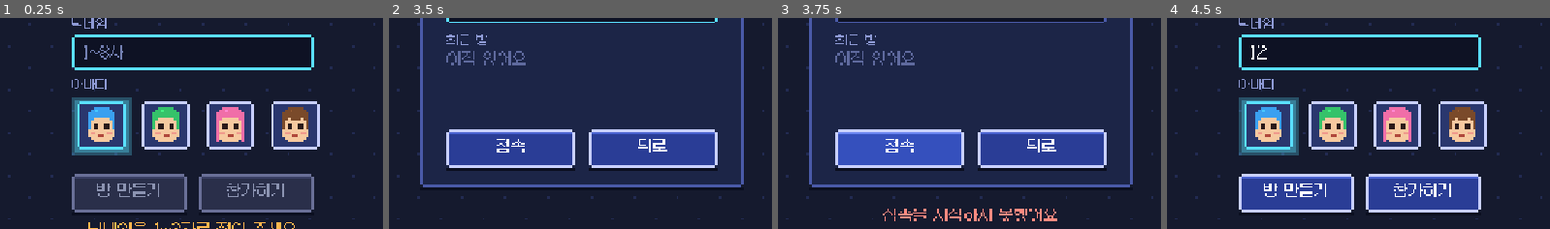
Above: before the commit, frames 1-4 (left to right).
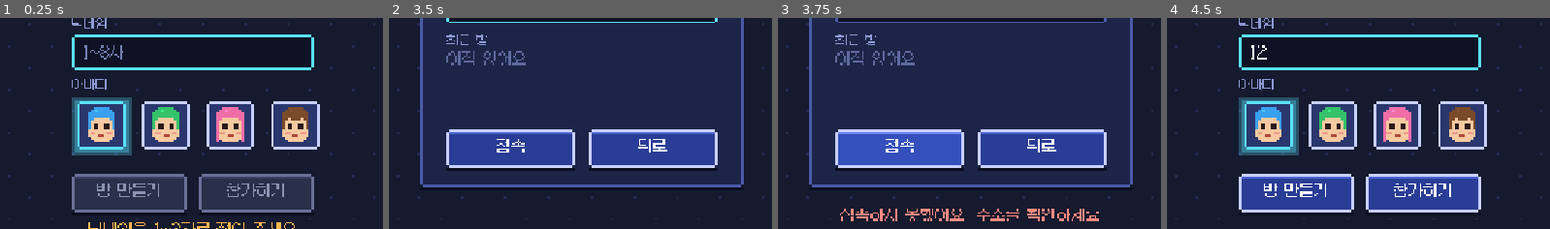
Above: after the commit, the same moments.

Repository: dong-park/hanjang
Game: Godot game, scene res://main.tscn
Same seed, same stepped clock (60 frames per second), same inputs: the game is played once before the commit and once after it.
Inputs (mouse positions are % of the whole screen's width and height, from its top left):
- Up to frame 1 (0.25 s): no input
- Up to frame 2 (3.5 s): click (50, 49) at 0.52 s; type "12" at 0.6 s; click "방 만들기" at 1.25 s; click "참가하기" at 2 s; click (50, 38) at 2.77 s; type "12" at 2.85 s
- Up to frame 3 (3.75 s): click "접속" at 3.5 s
- Up to frame 4 (4.5 s): click "뒤로" at 4.25 s
The pictures show only the part of the screen within x 25-75%, y 41-91%; the shares and areas given below are measured in that part.

Frames 1-2 are identical in both runs. In frame 3, 1.7% of the frame differs, in the area x 16-84%, y 90-97%; in frame 4, nothing differs.

Commit message:
feat(net): 방 전송을 ENet에서 웹소켓으로 교체 (hanjang-web n1)

Diff:
--- a/game/net/room.gd
+++ b/game/net/room.gd
@@ -59,9 +59,9 @@
 		return false
 	my_name = p_name.strip_edges()
 	my_face = p_face
-	var peer := ENetMultiplayerPeer.new()
-	# 다섯째 사람에게 이유를 알려 주려고 접속 칸은 넉넉히 열고 자리에서 거절한다.
-	if peer.create_server(port, MAX_PLAYERS + 3) != OK:
+	var peer := WebSocketMultiplayerPeer.new()
+	# 웹소켓 서버(D1=A). 다섯째 사람에게 이유를 알려 주려고 접속은 받고 자리에서 거절한다.
+	if peer.create_server(port) != OK:
 		return false
 	multiplayer.multiplayer_peer = peer
 	state = State.LOBBY
@@ -80,13 +80,21 @@
 	my_name = p_name.strip_edges()
 	my_face = p_face
 	addr = p_addr.strip_edges()
-	var peer := ENetMultiplayerPeer.new()
-	if peer.create_client(addr, port) != OK:
+	var peer := WebSocketMultiplayerPeer.new()
+	if peer.create_client(ws_url(addr, port)) != OK:
 		join_failed.emit("접속을 시작하지 못했어요")
 		return false
 	multiplayer.multiplayer_peer = peer
 	_joining = true
 	return true
+
+
+func ws_url(p_addr: String, p_port: int) -> String:
+	## 방 주소 규칙: 입력은 "192.168.0.5"(포트 7777 기본) 또는 "192.168.0.5:7778". ws:// 로 붙는다.
+	var a := p_addr.strip_edges().trim_prefix("ws://")
+	if a.contains(":"):
+		return "ws://" + a
+	return "ws://%s:%d" % [a, p_port]
 
 
 func leave() -> void:
Not shown, changed: spec/hanjang-web/n1-transport.md
